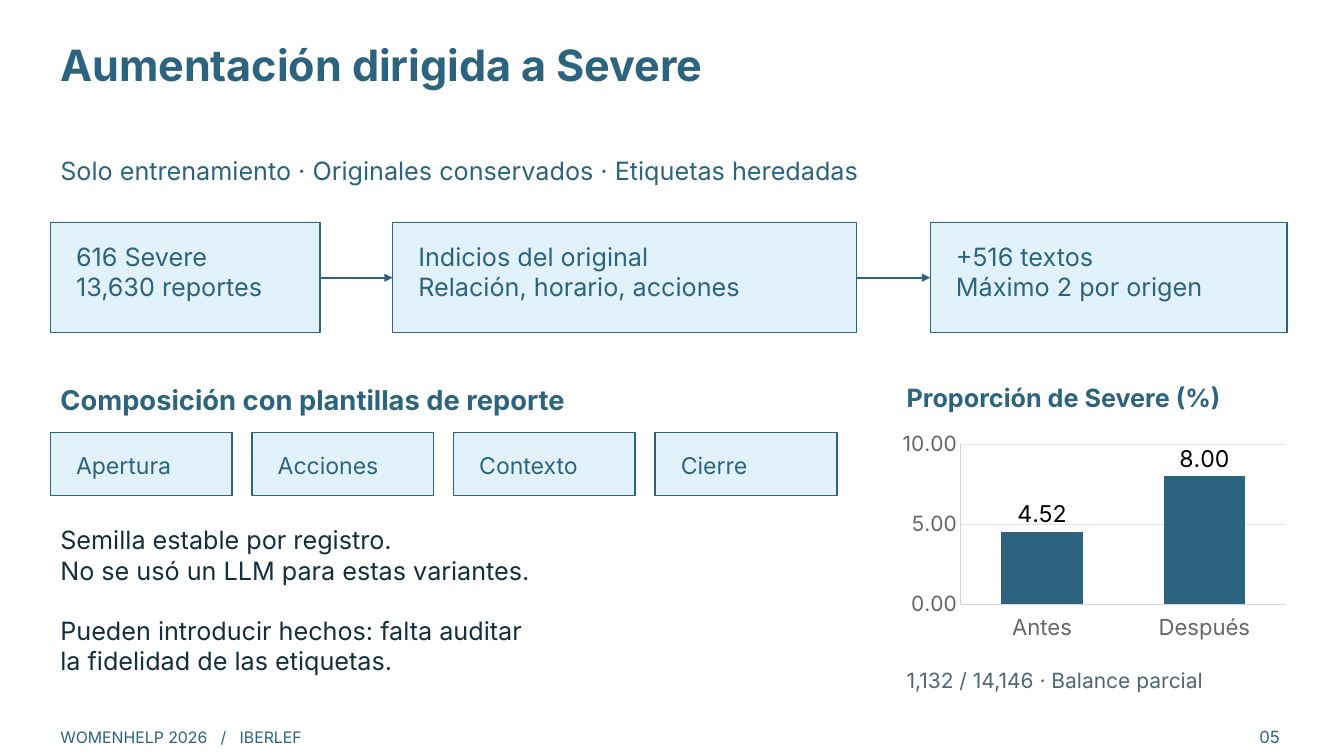
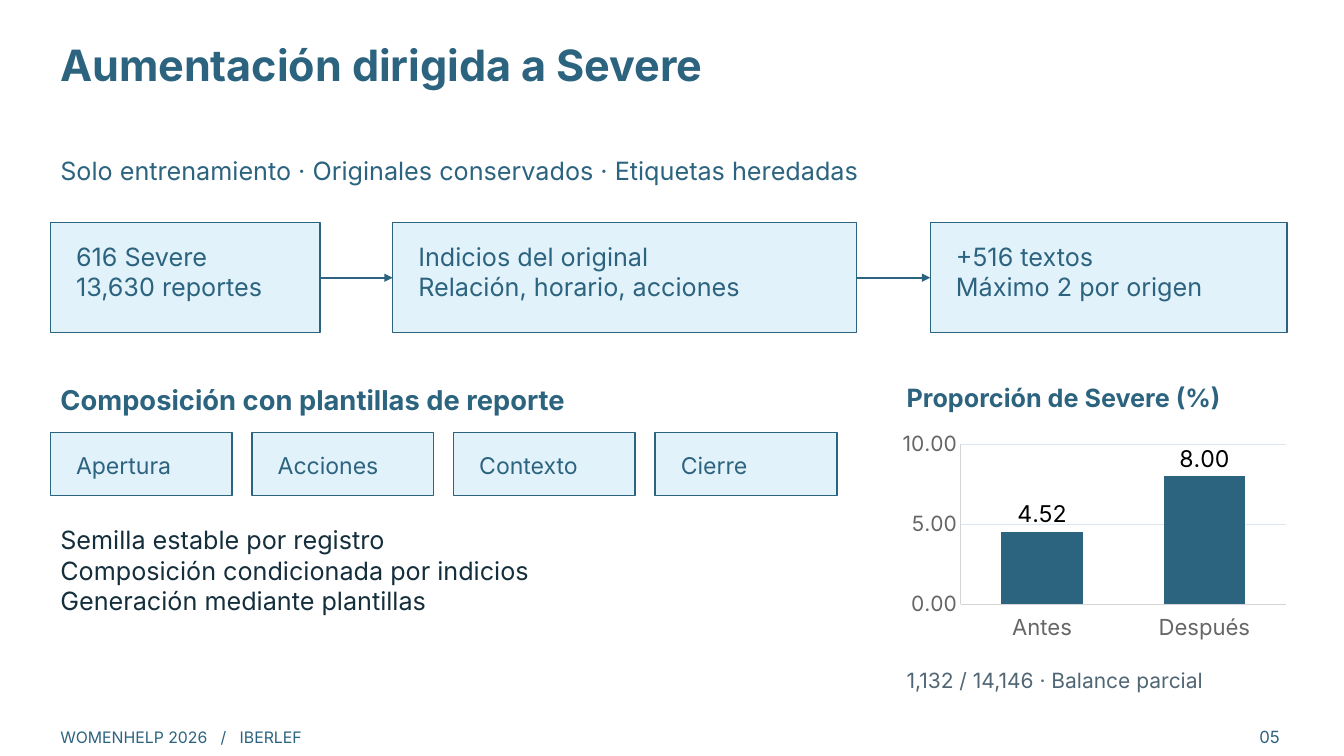
Before and after one commit to mariron42/clasificador_violencia, a slide deck: slide 5 of presentation/WomenHelp_charla_es.pptx. Drawn at 1344x756 pixels with LibreOffice and Linux fonts; fonts in the diff are those of the drawing. Boxes give left, top, right and bottom in pixels: in the first picture for what was removed or moved away, otherwise in the second. Text is boxed around its words. In the diff, an @@ line names an element or a change of style, - is before the commit and + after.

```diff
--- a/presentation/WomenHelp_charla_es.pptx
+++ b/presentation/WomenHelp_charla_es.pptx
@@ text at (60, 530, 528, 615): text changed @@
-Semilla estable por registro.
-No se usó un LLM para estas variantes.
-Pueden introducir hechos: falta auditar
-la fidelidad de las etiquetas.
+Semilla estable por registro
+Composición condicionada por indicios
+Generación mediante plantillas
```
Also in this commit, not shown: 4 other slides changed, 7 other files.
